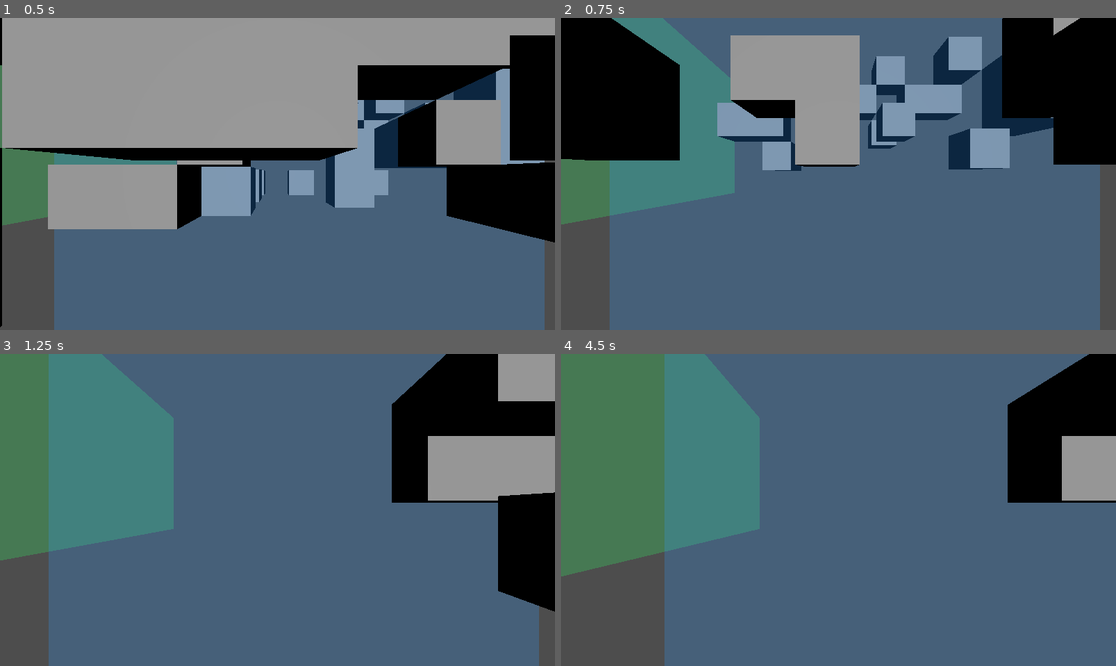
Above: before the commit, frames 1-4 (two rows, left to right).
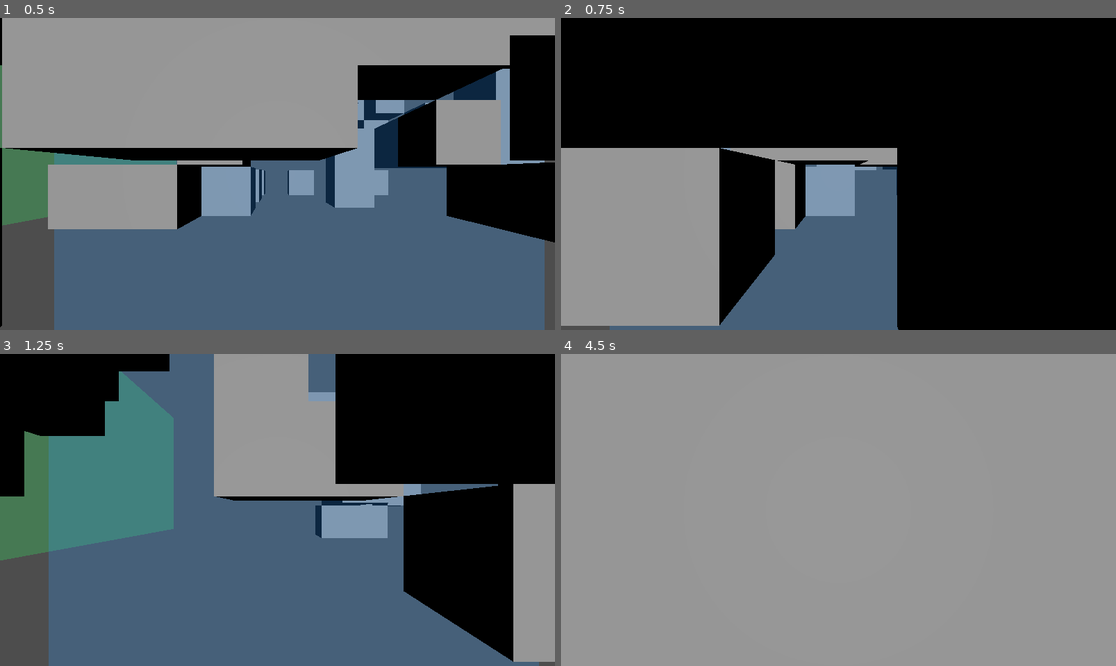
Above: after the commit, the same moments.

Repository: andre-felipe-wonsik-alves/3d-cellular-automata
Game: Godot game, scene res://scenes/root.tscn
Two runs of this game, one before a commit and one after it. Both use one fixed random seed, a clock stepped at 60 frames per second and the inputs below. The project has no main scene, so this scene is started directly.
Inputs (mouse positions are in pixels of both pictures, inside the frame that each line leads up to):
- Up to frame 1 (0.5 s): no input
- Up to frame 2 (0.75 s): tap Enter (ui_accept) at 0.5 s; move the mouse to (960, 158) at 0.52 s; hold D (move_right) from 0.53 s (still down); hold Space (ui_select) from 0.53 s (still down); click (960, 158) at 0.67 s
- Up to frame 3 (1.25 s): keep holding D (move_right); keep holding Space (ui_select); tap Enter (ui_accept) at 0.77, 0.8, 1.07 s
- Up to frame 4 (4.5 s): move the mouse to (727, 525) at 1.27 s; release D (move_right) at 1.28 s; release Space (ui_select) at 1.28 s; hold S (move_backward) 1.28-2.03 s; tap Enter (ui_accept) at 1.35, 1.52, 1.82, 3.02, 3.32, 3.77, 3.8, 4.07 s; tap Space (ui_select) at 1.55, 2.85, 4.35 s; move the mouse to (894, 441) at 2.02 s; hold D (move_right) 2.03-2.78 s; hold Enter (ui_accept) 2.03-2.78 s; right-click (894, 441) at 2.1 s; move the mouse to (810, 572) at 2.77 s; hold W (move_forward) 2.78-3.53 s; click (810, 572) at 2.92 s; move the mouse to (1005, 556) at 3.52 s; hold Shift 3.53-4.28 s; hold A (move_left) from 3.53 s (still down); move the mouse to (672, 463) at 4.27 s

Frame 1 is identical in both runs. In frame 2, 72% of the frame differs, in the area x 0-100%, y 0-100%; in frame 3, 41%; in frame 4, 98%.

Commit message:
fix: arrumando o input do teclado no root.gd

Diff:
--- a/src/project.godot
+++ b/src/project.godot
@@ -55,3 +55,13 @@
 "events": [Object(InputEventMouseButton,"resource_local_to_scene":false,"resource_name":"","device":-1,"window_id":0,"a …(258 unchanged characters)…
 ]
 }
+start={
+"deadzone": 0.2,
+"events": [Object(InputEventKey,"resource_local_to_scene":false,"resource_name":"","device":-1,"window_id":0,"alt_pressed":false,"shift_pressed":false,"ctrl_pressed":false,"meta_pressed":false,"pressed":false,"keycode":0,"physical_keycode":32,"key_label":0,"unicode":32,"location":0,"echo":false,"script":null)
+]
+}
+skip={
+"deadzone": 0.2,
+"events": [Object(InputEventKey,"resource_local_to_scene":false,"resource_name":"","device":-1,"window_id":0,"alt_pressed":false,"shift_pressed":false,"ctrl_pressed":false,"meta_pressed":false,"pressed":false,"keycode":0,"physical_keycode":4194309,"key_label":0,"unicode":0,"location":0,"echo":false,"script":null)
+]
+}
--- a/src/scripts/camera/movement.gd
+++ b/src/scripts/camera/movement.gd
@@ -1,3 +1,6 @@
+# A huge thanks to Acerola for creating and sharing this code!
+# Check out his channel: https://www.youtube.com/@Acerola_t/videos
+
 extends Camera3D
 
 var target_camera_state : CameraState;
--- a/src/scripts/environment/renderers/boundary-renderer.gd
+++ b/src/scripts/environment/renderers/boundary-renderer.gd
@@ -48,7 +48,6 @@
 	back_wall.position = Vector3(0.0, base_y + height_size * 0.5, half + eps)
 	add_child(back_wall)
 
-	# Parede esquerda (YZ) em X-
 	var left_wall := MeshInstance3D.new()
 	var left_mesh := PlaneMesh.new()
 	left_mesh.size = Vector2(height_size, side_size)
--- a/src/scripts/root.gd
+++ b/src/scripts/root.gd
@@ -6,7 +6,7 @@
 @export var base_y: float = 0.0
 
 @export var cube_scene: PackedScene
-@export var rule: IRule        # arraste um BasicLife3DRule no editor
+@export var rule: IRule
 
 @export var step_interval: float = 0.25
 @export var auto_run: bool = true
@@ -52,19 +52,20 @@
 	if not auto_run:
 		return
 
+	_handle_input()
+
 	time_accum += delta
 	if time_accum >= step_interval:
 		time_accum = 0.0
 		_step_and_render()
 
-
-func _unhandled_input(event: InputEvent) -> void:
-	if event.is_action_pressed("ui_accept"):
-		_step_and_render()
-	elif event.is_action_pressed("ui_select"):
+func _handle_input() -> void:
+	if Input.is_action_just_pressed("start"):
 		grid.randomize(initial_alive_chance, rng)
 		volume_renderer.update_from_grid(grid)
 
+	elif Input.is_action_just_pressed("skip"):
+		_step_and_render()
 
 func _step_and_render() -> void:
 	automaton.step()
